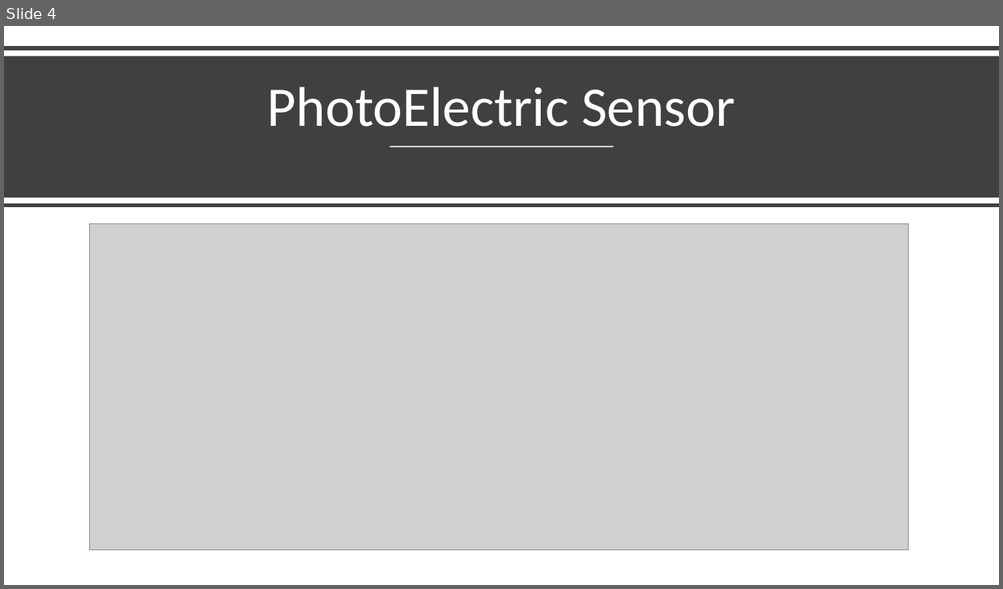
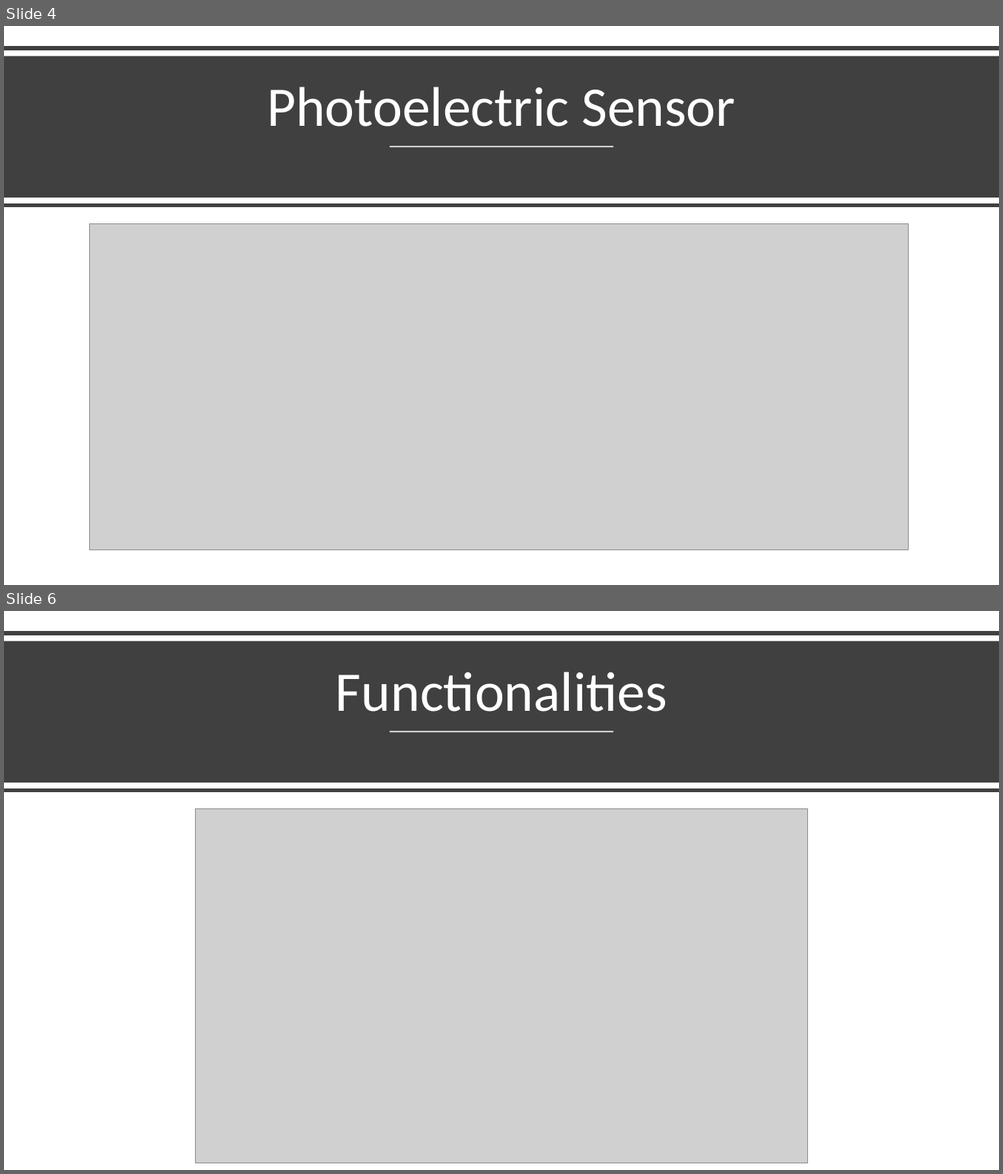
Before and after one commit to ptyn7600/PIR-motion-sensor, a slide deck: Other-Files/PIR-motion-sensor.pptx. Shown one above the other, each under a label of ours: slide 4 before the commit, slides 4 and 6 after it; the slides between them are not shown. The pictures are 1003x589 and 1003x1174 pixels, drawn with LibreOffice and Linux fonts; fonts in the diff are those of the drawing; grey boxes stand for pictures. Boxes give left, top, right and bottom in pixels: in the first picture for what was removed or moved away, otherwise in the second. Text is boxed around its words. In the diff, an @@ line names an element or a change of style, - is before the commit and + after.

```diff
--- a/Other-Files/PIR-motion-sensor.pptx
+++ b/Other-Files/PIR-motion-sensor.pptx
@@ slide 6 added at (x1=4, y1=611, x2=999, y2=1170), background #FFFFFF @@
@@ line added from (4, 633) to (999, 633), #404040 4 pt @@
@@ rectangle added at (x1=4, y1=641, x2=999, y2=783), fill #404040 @@
@@ title added at (x1=336, y1=672, x2=667, y2=712), 54 pt, text #FFFFFF @@
+Functionalities
@@ line added from (390, 732) to (614, 732), #FFFFFF 1.5 pt @@
@@ line added from (4, 791) to (999, 791), #404040 4 pt @@
@@ picture added at (x1=196, y1=809, x2=808, y2=1163) @@
@@ slide 4 changed as well @@
@@ title at (x1=267, y1=87, x2=735, y2=127): text changed @@
-PhotoElectric Sensor
+Photoelectric Sensor
```
Also in this commit, not shown: 5 other slides changed, 2 other slides added, 1 slide removed.
